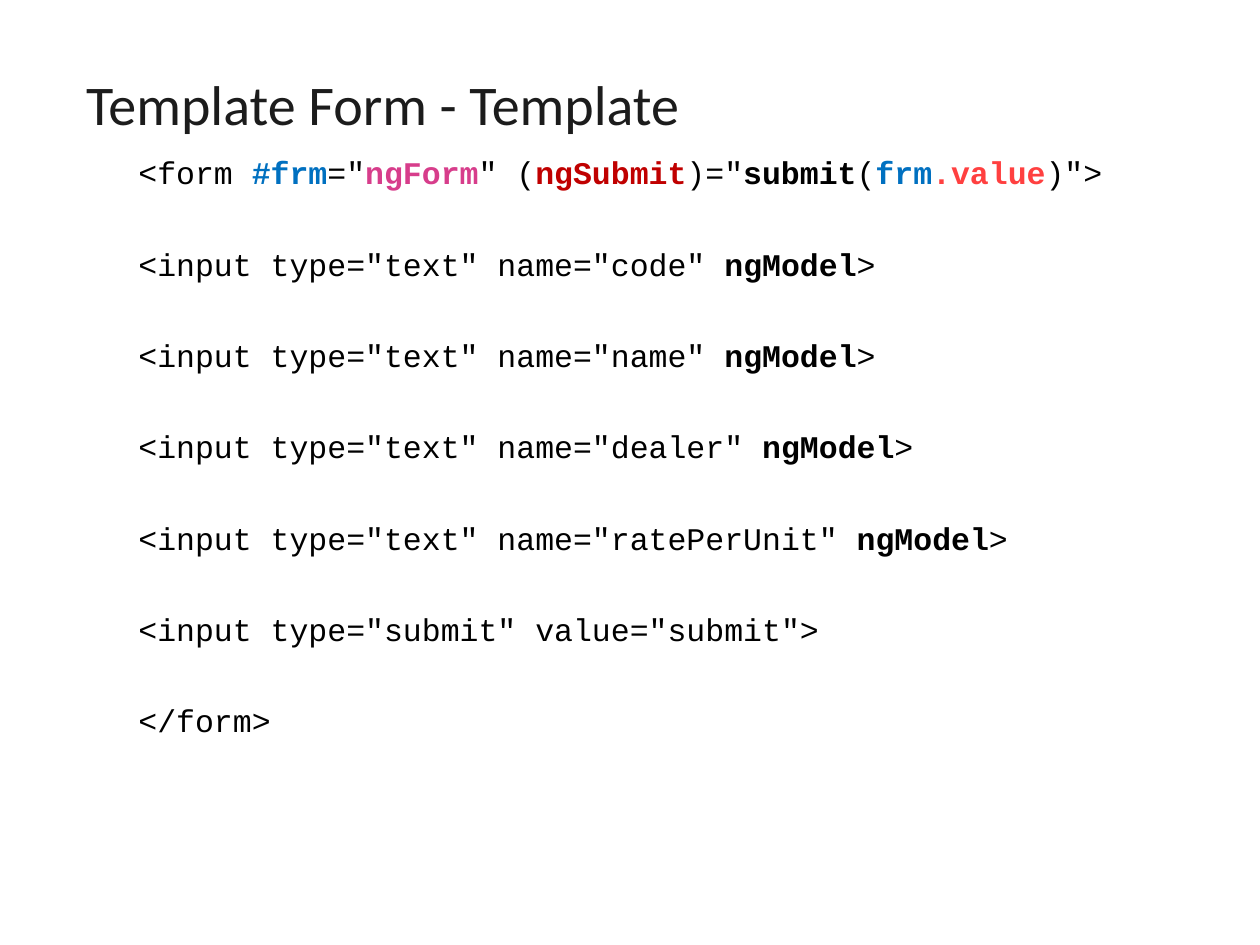
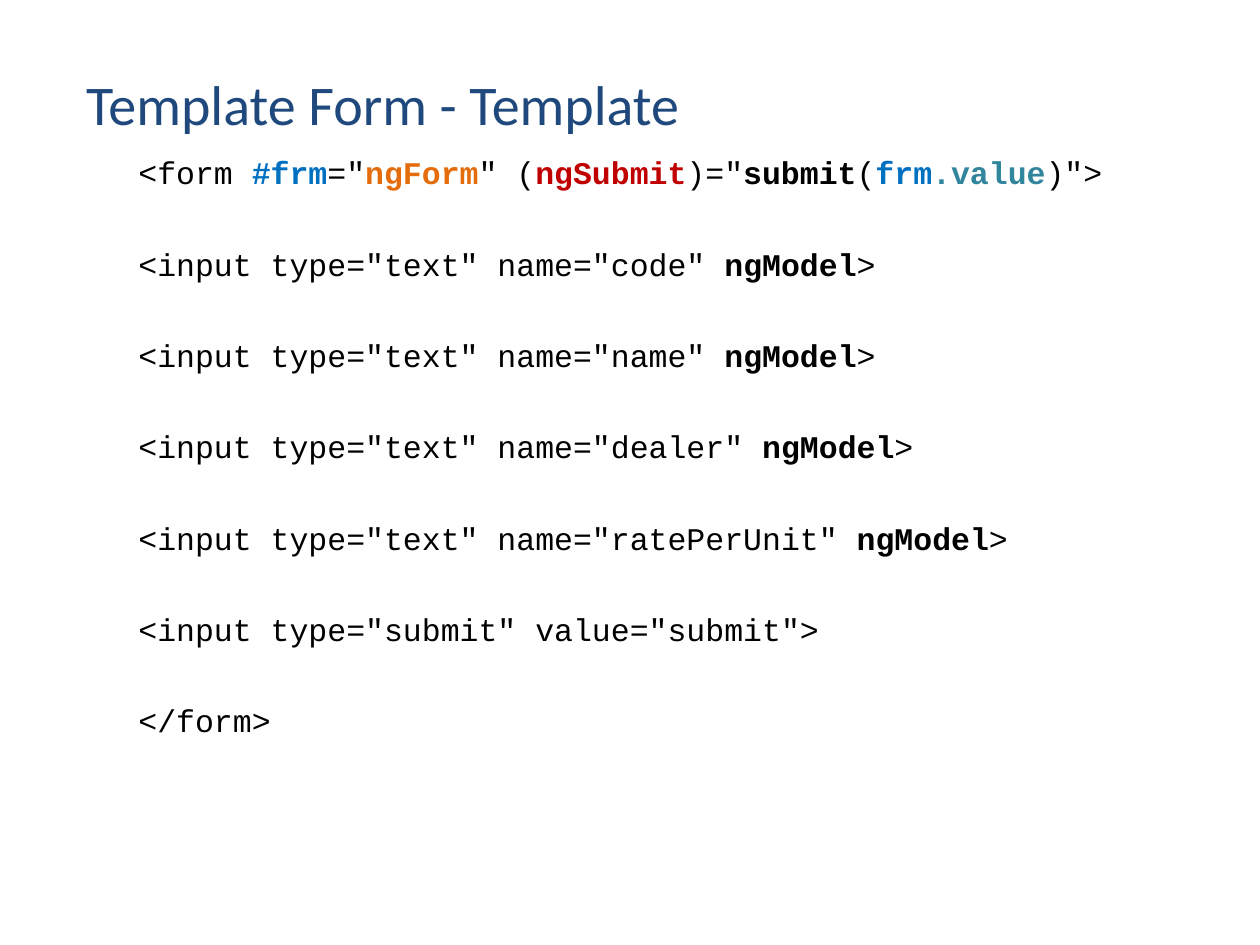
Before and after one commit to vishnumvn/AngularJS_Tut, a slide deck: slide 11 of Materials/Angular_Module02.ppt. Drawn at 1260x945 pixels with LibreOffice and Linux fonts; fonts in the diff are those of the drawing. Boxes give left, top, right and bottom in pixels: in the first picture for what was removed or moved away, otherwise in the second. Text is boxed around its words. In the diff, an @@ line names an element or a change of style, - is before the commit and + after.

```diff
--- a/Materials/Angular_Module02.ppt
+++ b/Materials/Angular_Module02.ppt
@@ title "Template Form - Template" at [86, 86, 678, 134]: text colour #1C1C1C to #1F497D @@
@@ text at [138, 161, 1102, 191]: text colour #D73D8B to #E46C0A in "#frm="ngForm""; text colour #FF4040 to #31859C in "(ngSubmit)="submit(frm.value)">" @@
```
Also in this commit, not shown: 116 other slides changed, 57 other files.
